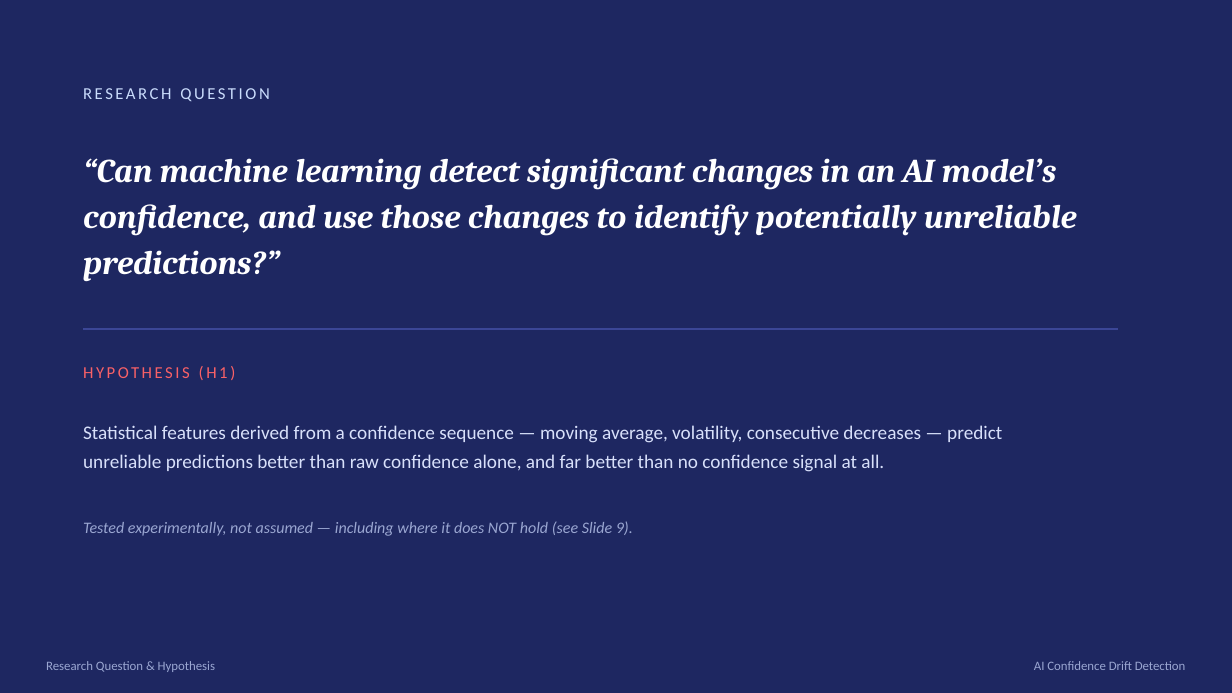
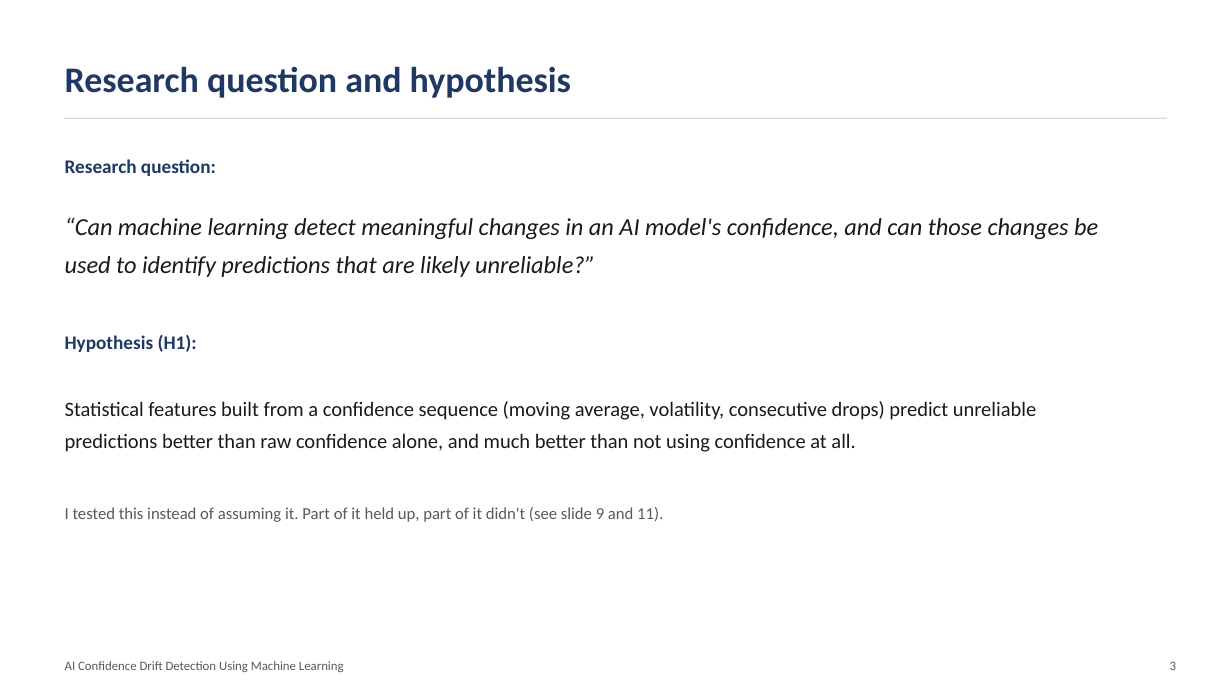
Before and after one commit to ahansardar/ai-confidence-drift, a slide deck: slide 3 of reports/presentation/AI_Confidence_Drift_Presentation.pptx. Drawn at 1232x693 pixels with LibreOffice and Linux fonts; fonts in the diff are those of the drawing. Boxes give left, top, right and bottom in pixels: in the first picture for what was removed or moved away, otherwise in the second. Text is boxed around its words. In the diff, an @@ line names an element or a change of style, - is before the commit and + after.

Commit message:
Simplify presentation design and rewrite research report in first person
- Presentation: dropped gradient backgrounds, badge circles and heavy
  stat-card styling for a plain white-background academic layout with
  simple bullet lists, one accent color, and native charts kept
- Research report: rewritten in first-person voice (I/we), plain
  language, no em dashes, same underlying data and numbers

```diff
--- a/reports/presentation/AI_Confidence_Drift_Presentation.pptx
+++ b/reports/presentation/AI_Confidence_Drift_Presentation.pptx
@@ background #1E2761 to #FFFFFF @@
@@ text at (x1=65, y1=66, x2=571, y2=98): text changed; size 13 to 28 pt; text colour #CADCFC to #1F3864; bold on @@
-RESEARCH QUESTION
+Research question and hypothesis
@@ line added from (65, 118) to (1167, 118), #D9D9D9 1 pt @@
@@ text at (x1=65, y1=159, x2=216, y2=176): text changed; size 10 to 15 pt; text colour #9AA6D1 to #1F3864; bold on @@
-Research Question & Hypothesis
+Research question:
@@ text at (x1=65, y1=217, x2=1098, y2=277): text changed; size 26 to 19 pt; font Cambria to Calibri; text colour #FFFFFF to #1A1A1A; bold off @@
-“Can machine learning detect significant changes in an AI model’s confidence, and use those changes to identify potentially unreliable predictions?”
+“Can machine learning detect meaningful changes in an AI model's confidence, and can those changes be used to identify predictions that are likely unreliable?”
@@ rectangle removed at (x1=83, y1=328, x2=1118, y2=330) @@
@@ text at (x1=65, y1=335, x2=197, y2=352): text changed; size 13 to 15 pt; text colour #F96167 to #1F3864; bold on @@
-HYPOTHESIS (H1)
+Hypothesis (H1):
@@ text at (x1=65, y1=401, x2=1036, y2=452): text changed; size 15 to 16 pt; text colour #D8E0FA to #1A1A1A @@
-Statistical features derived from a confidence sequence — moving average, volatility, consecutive decreases — predict unreliable predictions better than raw confidence alone, and far better than no confidence signal at all.
+Statistical features built from a confidence sequence (moving average, volatility, consecutive drops) predict unreliable predictions better than raw confidence alone, and much better than not using confidence at all.
@@ text added at (x1=65, y1=507, x2=663, y2=522), 13 pt, text #595959 @@
+I tested this instead of assuming it. Part of it held up, part of it didn't (see slide 9 and 11).
@@ text removed at (x1=83, y1=521, x2=633, y2=536) @@
-Tested experimentally, not assumed — including where it does NOT hold (see Slide 9).
@@ text at (x1=65, y1=661, x2=344, y2=672): text changed; text colour #9AA6D1 to #595959 @@
-AI Confidence Drift Detection
+AI Confidence Drift Detection Using Machine Learning
@@ text added at (x1=1170, y1=661, x2=1176, y2=670), 10 pt, text #595959 @@
+3
```
Also in this commit, not shown: 11 other slides changed, 2 slides added, 2 slides removed, 1 other file.
